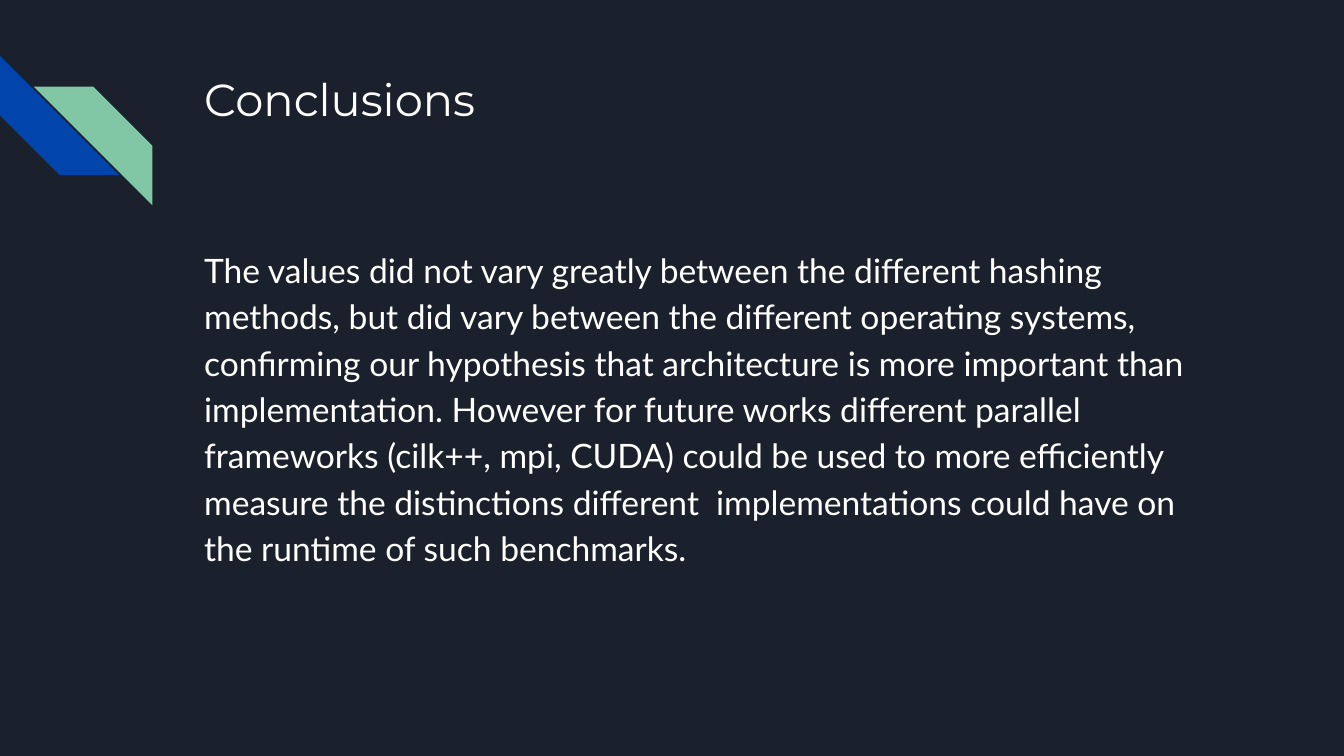
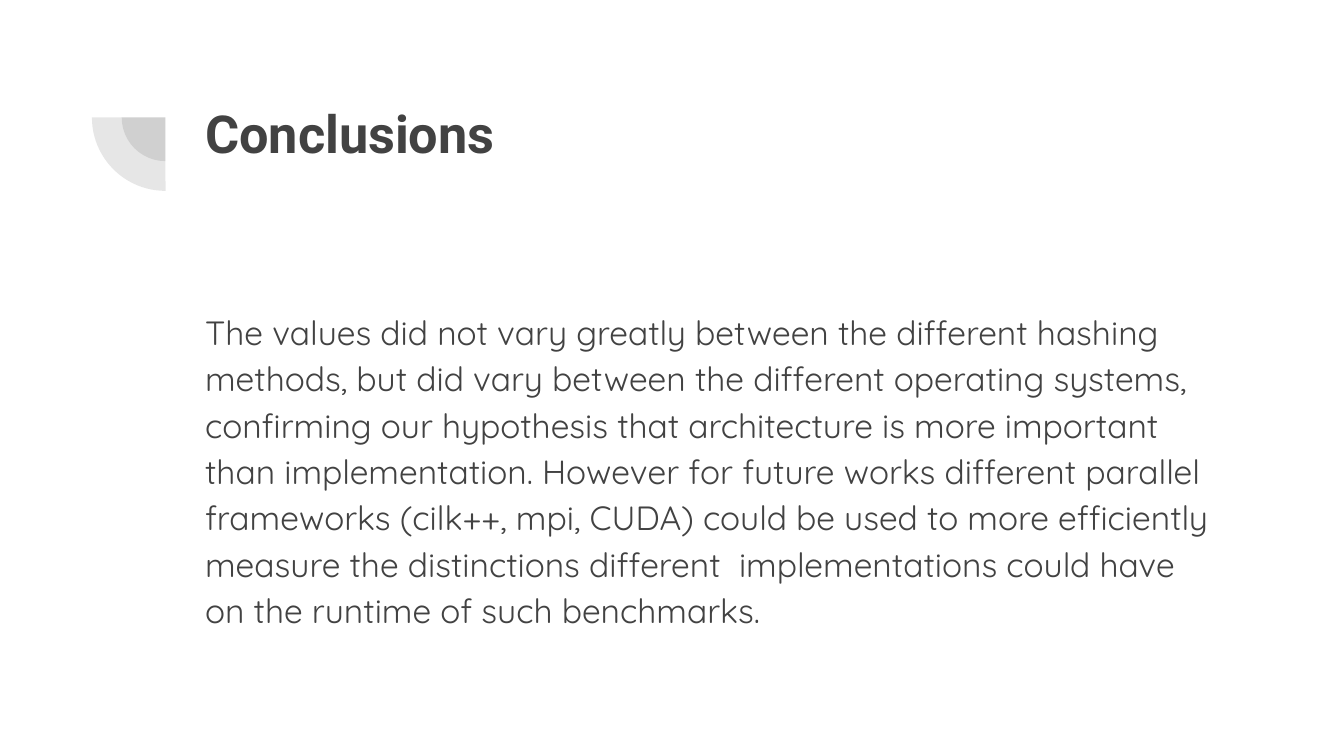
Before and after one commit to AlfredoMayFire/removeDuplicatesAnalysis, a slide deck: slide 8 of Remove Duplicates Benchmark Analysis.pptx. Drawn at 1344x756 pixels with LibreOffice and Linux fonts; fonts in the diff are those of the drawing. Boxes give left, top, right and bottom in pixels: in the first picture for what was removed or moved away, otherwise in the second. Text is boxed around its words. In the diff, an @@ line names an element or a change of style, - is before the commit and + after.

Commit message:
Theme changed cause other group :(

```diff
--- a/Remove Duplicates Benchmark Analysis.pptx
+++ b/Remove Duplicates Benchmark Analysis.pptx
@@ background #1B212C to #FFFFFF @@
@@ diag stripe removed at <box>0,56,118,175</box> @@
@@ pie slice (boxed as its full ellipse) added at <box>91,44,238,191</box>, fill #424242 at 13% opacity @@
@@ diag stripe removed at <box>34,86,152,204</box> @@
@@ pie slice (boxed as its full ellipse) added at <box>122,74,210,161</box>, fill #424242 at 13% opacity @@
@@ title "Conclusions": place and size @@
-title "Conclusions" at <box>204,82,475,117</box>
+title "Conclusions" at <box>205,114,495,154</box>
@@ title "Conclusions" at <box>205,114,495,154</box>: size 24 to 28 pt, font Montserrat to Roboto, text colour #FFFFFF to #424242, bold on @@
@@ text "The values did not vary ...": place and size @@
-text "The values did not vary ..." at <box>204,258,1183,562</box>
+text "The values did not vary ..." at <box>205,320,1208,624</box>
@@ text "The values did not vary ..." at <box>205,320,1208,624</box>: font Lato to Quicksand, text colour #FFFFFF to #424242 @@
```
Also in this commit, not shown: 7 other slides changed.
